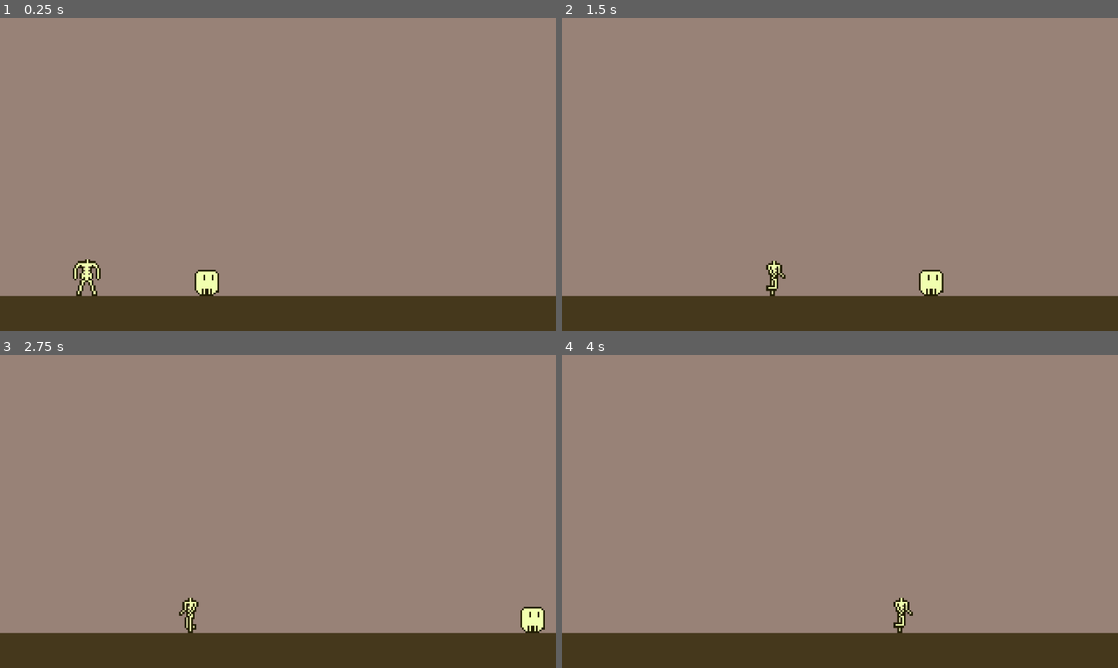
Above: before the commit, frames 1-4 (two rows, left to right).
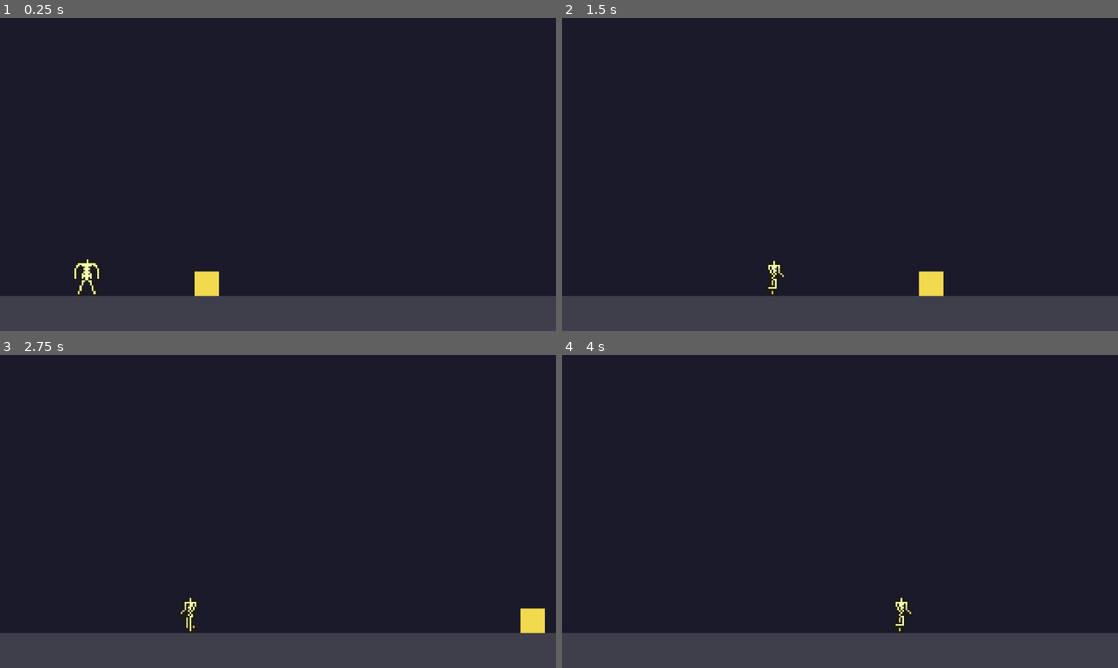
Above: after the commit, the same moments.

Repository: tucksravin/dont-lose-your-head
Game: Godot game, scene res://scenes/intro/intro.tscn
The game is run twice, just before and just after one commit, with the same random seed, the same clock (stepped at 60 frames per second) and the same inputs.
Inputs:
- Up to frame 1 (0.25 s): no input
- Up to frame 2 (1.5 s): hold D (move_right) from 0.53 s (still down); tap E (interact) at 0.6, 1.35 s; tap Space (jump) at 0.77 s
- Up to frame 3 (2.75 s): tap Space (jump) at 1.52 s; release D (move_right) at 2.03 s; hold A (move_left) from 2.03 s (still down); tap E (interact) at 2.1 s
- Up to frame 4 (4 s): release A (move_left) at 2.78 s; hold D (move_right) from 2.78 s (still down); tap E (interact) at 2.85, 3.6 s; tap Space (jump) at 3.02, 3.77 s

The runs differ from the first frame. In frame 1, 100% of the frame differs, in the area x 0-100%, y 0-100%; in frame 2, 100%; in frame 3, 100%; in frame 4, 100%.

Commit message:
Basic panic scene with a textual counter

Diff:
--- a/scenes/body/body.gd
+++ b/scenes/body/body.gd
@@ -27,6 +27,12 @@
 		_sprite.play(&"idle")
 
 
+func _ready() -> void:
+	# Same idiom head.gd uses: a script that wants "the" body (e.g.
+	# PanicCounter) shouldn't need a hard node path to find it.
+	add_to_group("body")
+
+
 func _physics_process(delta: float) -> void:
 	if is_scripted:
 		return
--- /dev/null
+++ b/scenes/days/day_panic.tscn
@@ -0,0 +1,56 @@
+[gd_scene format=3 uid="uid://bw1p0aa6rbdm6"]
+
+[ext_resource type="PackedScene" uid="uid://ckkidbot3beas" path="res://scenes/body/body.tscn" id="1_uxlmw"]
+[ext_resource type="PackedScene" path="res://scenes/head/head.tscn" id="2_wgxpk"]
+[ext_resource type="Script" uid="uid://cprrihu5t4kig" path="res://scenes/gameplay/win_conditions.gd" id="3_vx7en"]
+[ext_resource type="PackedScene" uid="uid://bhou4a7r04mw5" path="res://scenes/sun/sun.tscn" id="5_jila2"]
+[ext_resource type="PackedScene" uid="uid://dw8hb3tpyauj6" path="res://scenes/gameplay/panic_counter.tscn" id="6_panic_counter"]
+[ext_resource type="Script" uid="uid://omcistp86lxg" path="res://scenes/gameplay/panic_label.gd" id="7_panic_label"]
+
+[sub_resource type="RectangleShape2D" id="RectangleShape2D_floor"]
+size = Vector2(640, 40)
+
+[sub_resource type="LabelSettings" id="LabelSettings_panic"]
+font_size = 10
+
+[node name="DayPanic" type="Node2D" unique_id=1567717338]
+
+[node name="Camera" type="Camera2D" parent="." unique_id=453660723]
+position = Vector2(320, 180)
+
+[node name="Floor" type="StaticBody2D" parent="." unique_id=382757406]
+
+[node name="CollisionShape2D" type="CollisionShape2D" parent="Floor" unique_id=1383798905]
+position = Vector2(320, 340)
+shape = SubResource("RectangleShape2D_floor")
+
+[node name="Visual" type="ColorRect" parent="Floor" unique_id=648511397]
+offset_top = 320.0
+offset_right = 640.0
+offset_bottom = 360.0
+mouse_filter = 2
+color = Color(0.32, 0.22, 0.16, 1)
+
+[node name="Body" parent="." unique_id=1999184252 instance=ExtResource("1_uxlmw")]
+position = Vector2(100, 320)
+
+[node name="Head" parent="." unique_id=439176854 instance=ExtResource("2_wgxpk")]
+position = Vector2(560, 306)
+
+[node name="PanicLabel" type="Label" parent="Head" unique_id=1408601503 node_paths=PackedStringArray("counter")]
+offset_left = -30.0
+offset_top = -36.0
+offset_right = 30.0
+offset_bottom = -20.0
+text = "Panic: 0"
+label_settings = SubResource("LabelSettings_panic")
+horizontal_alignment = 1
+script = ExtResource("7_panic_label")
+counter = NodePath("../../PanicCounter")
+
+[node name="WinConditions" type="Node" parent="." unique_id=734146883]
+script = ExtResource("3_vx7en")
+
+[node name="PanicCounter" parent="." unique_id=1147921961 instance=ExtResource("6_panic_counter")]
+
+[node name="Sun" parent="." unique_id=837465219 instance=ExtResource("5_jila2")]
--- a/scenes/days/day_template.tscn
+++ b/scenes/days/day_template.tscn
@@ -3,9 +3,8 @@
 [ext_resource type="PackedScene" uid="uid://ckkidbot3beas" path="res://scenes/body/body.tscn" id="1_body"]
 [ext_resource type="PackedScene" uid="uid://bl5agwe6qbg1n" path="res://scenes/gameplay/spatial_goal.tscn" id="2_wb443"]
 [ext_resource type="PackedScene" path="res://scenes/head/head.tscn" id="3_head"]
-[ext_resource type="Script" path="res://scenes/gameplay/win_conditions.gd" id="4_win_conditions"]
-
 [ext_resource type="PackedScene" uid="uid://bhou4a7r04mw5" path="res://scenes/sun/sun.tscn" id="3_sun"]
+[ext_resource type="Script" uid="uid://cprrihu5t4kig" path="res://scenes/gameplay/win_conditions.gd" id="4_win_conditions"]
 
 [sub_resource type="RectangleShape2D" id="RectangleShape2D_floor"]
 size = Vector2(640, 40)
@@ -36,17 +35,16 @@
 [node name="Body" parent="." unique_id=1999184252 instance=ExtResource("1_body")]
 position = Vector2(100, 320)
 
-[node name="Head" parent="." instance=ExtResource("3_head")]
+[node name="Head" parent="." unique_id=439176854 instance=ExtResource("3_head")]
 position = Vector2(560, 306)
 
-[node name="WinConditions" type="Node" parent="."]
+[node name="WinConditions" type="Node" parent="." unique_id=734146883]
 script = ExtResource("4_win_conditions")
 
 [node name="SpatialGoal" parent="." unique_id=1109840832 instance=ExtResource("2_wb443")]
 position = Vector2(500, 320)
-key = "body"
 
-[node name="SpatialGoalMind" parent="." instance=ExtResource("2_wb443")]
+[node name="SpatialGoalMind" parent="." unique_id=769477093 instance=ExtResource("2_wb443")]
 position = Vector2(200, 320)
 key = "mind"
 
--- /dev/null
+++ b/scenes/gameplay/panic_counter.gd
@@ -0,0 +1,44 @@
+extends Node
+class_name PanicCounter
+## Tracks how "panicked" the day is — a day_panic-local fail condition
+## alongside the sun timer. Adds panic every physics frame the body has
+## nonzero velocity (walking counts; so does falling); once it reaches
+## max_panic, the day fails via Events.day_failed, the same escape hatch
+## the sun timer uses.
+##
+## Finds the body by group rather than a wired NodePath — the same way Game
+## finds "the" head — so dropping this into a day needs no per-instance setup.
+
+## How much panic each physics frame of movement adds.
+@export var panic_per_move: int = 1
+## Panic value that fails the day.
+@export var max_panic: int = 100
+
+## Emitted whenever `value` changes — the panic display listens to this.
+signal panic_changed(value: int)
+
+var value: int = 0
+
+var _body: CharacterBody2D
+var _failed: bool = false
+
+
+func _ready() -> void:
+	add_to_group("panic_counter")
+	_body = get_tree().get_first_node_in_group("body") as CharacterBody2D
+
+
+func _physics_process(_delta: float) -> void:
+	if _failed or _body == null:
+		return
+	if _body.velocity != Vector2.ZERO:
+		_add(panic_per_move)
+
+
+func _add(amount: int) -> void:
+	print("Hi I'm adding")
+	value = mini(value + amount, max_panic)
+	panic_changed.emit(value)
+	if value >= max_panic:
+		_failed = true
+		Events.day_failed.emit("panic")
--- /dev/null
+++ b/scenes/gameplay/panic_counter.tscn
@@ -0,0 +1,6 @@
+[gd_scene format=3 uid="uid://dw8hb3tpyauj6"]
+
+[ext_resource type="Script" uid="uid://cm2u20ef2crkr" path="res://scenes/gameplay/panic_counter.gd" id="1_panic_counter_script"]
+
+[node name="PanicCounter" type="Node" unique_id=142159389]
+script = ExtResource("1_panic_counter_script")
--- /dev/null
+++ b/scenes/gameplay/panic_label.gd
@@ -0,0 +1,21 @@
+extends Label
+## Placeholder panic display — shows PanicCounter's value as plain text.
+## Temporary (TASKS.md T7's real HUD will replace this); kept separate from
+## PanicCounter itself so swapping the display out later doesn't touch the
+## counter's logic.
+
+# Fuck you Claude I'm better than you
+@export var counter: PanicCounter
+
+
+func _ready() -> void:
+	if counter:
+		counter.panic_changed.connect(_on_panic_changed)
+		_on_panic_changed(counter.value)
+	else:
+		print("NO COUNTER")
+
+
+func _on_panic_changed(value: int) -> void:
+	print("on_panic")
+	text = "Panic: %d" % value
--- a/scenes/intro/intro.tscn
+++ b/scenes/intro/intro.tscn
@@ -1,6 +1,6 @@
-[gd_scene load_steps=6 format=3]
+[gd_scene format=3 uid="uid://b8ewiy634u34t"]
 
-[ext_resource type="Script" path="res://scenes/intro/intro.gd" id="1_intro"]
+[ext_resource type="Script" uid="uid://1q68x5u8xyd6" path="res://scenes/intro/intro.gd" id="1_intro"]
 [ext_resource type="PackedScene" uid="uid://ckkidbot3beas" path="res://scenes/body/body.tscn" id="2_body"]
 [ext_resource type="Texture2D" uid="uid://vcbcxq35aj8k" path="res://assets/sprites/head_side.png" id="3_head_tex"]
 
@@ -9,38 +9,40 @@
 [sub_resource type="RectangleShape2D" id="RectangleShape2D_head"]
 size = Vector2(28, 28)
 
-[node name="IntroScene" type="Node2D"]
+[node name="IntroScene" type="Node2D" unique_id=479735300]
 script = ExtResource("1_intro")
 
-[node name="Background" type="Polygon2D" parent="."]
+[node name="Background" type="Polygon2D" parent="." unique_id=1896323117]
 z_index = -1
+color = Color(0.105882, 0.105882, 0.164706, 1)
 polygon = PackedVector2Array(0, 0, 640, 0, 640, 360, 0, 360)
-color = Color(0.596078431372549, 0.509803921568627, 0.466666666666667, 1)
 
-[node name="Camera2D" type="Camera2D" parent="."]
+[node name="Camera2D" type="Camera2D" parent="." unique_id=2066016079]
 position = Vector2(320, 180)
 
-[node name="Ground" type="StaticBody2D" parent="."]
+[node name="Ground" type="StaticBody2D" parent="." unique_id=592797279]
 position = Vector2(0, 320)
 
-[node name="CollisionShape2D" type="CollisionShape2D" parent="Ground"]
+[node name="CollisionShape2D" type="CollisionShape2D" parent="Ground" unique_id=273467968]
 shape = SubResource("WorldBoundaryShape2D_1")
 
-[node name="Visual" type="Polygon2D" parent="Ground"]
+[node name="Visual" type="Polygon2D" parent="Ground" unique_id=1939201382]
+color = Color(0.25, 0.25, 0.3, 1)
 polygon = PackedVector2Array(-5000, 0, 5000, 0, 5000, 50, -5000, 50)
-color = Color(0.270588235294118, 0.219607843137255, 0.109803921568627, 1)
 
-[node name="HeadBlob" type="CharacterBody2D" parent="."]
+[node name="HeadBlob" type="CharacterBody2D" parent="." unique_id=1717716912]
 position = Vector2(200, 320)
 
-[node name="CollisionShape2D" type="CollisionShape2D" parent="HeadBlob"]
+[node name="CollisionShape2D" type="CollisionShape2D" parent="HeadBlob" unique_id=1366747971]
 position = Vector2(0, -14)
 shape = SubResource("RectangleShape2D_head")
 
-[node name="Visual" type="Sprite2D" parent="HeadBlob"]
-position = Vector2(0, -14)
-scale = Vector2(2, 2)
-texture = ExtResource("3_head_tex")
+[node name="Visual" type="ColorRect" parent="HeadBlob" unique_id=438638277]
+offset_left = -14.0
+offset_top = -28.0
+offset_right = 14.0
+mouse_filter = 2
+color = Color(0.95, 0.85, 0.3, 1)
 
-[node name="Body" parent="." instance=ExtResource("2_body")]
+[node name="Body" parent="." unique_id=473802789 instance=ExtResource("2_body")]
 position = Vector2(100, 320)
Not shown, added: scenes/gameplay/panic_counter.gd.uid
Not shown, added: scenes/gameplay/panic_label.gd.uid
Not shown, changed: journals/ben.md
